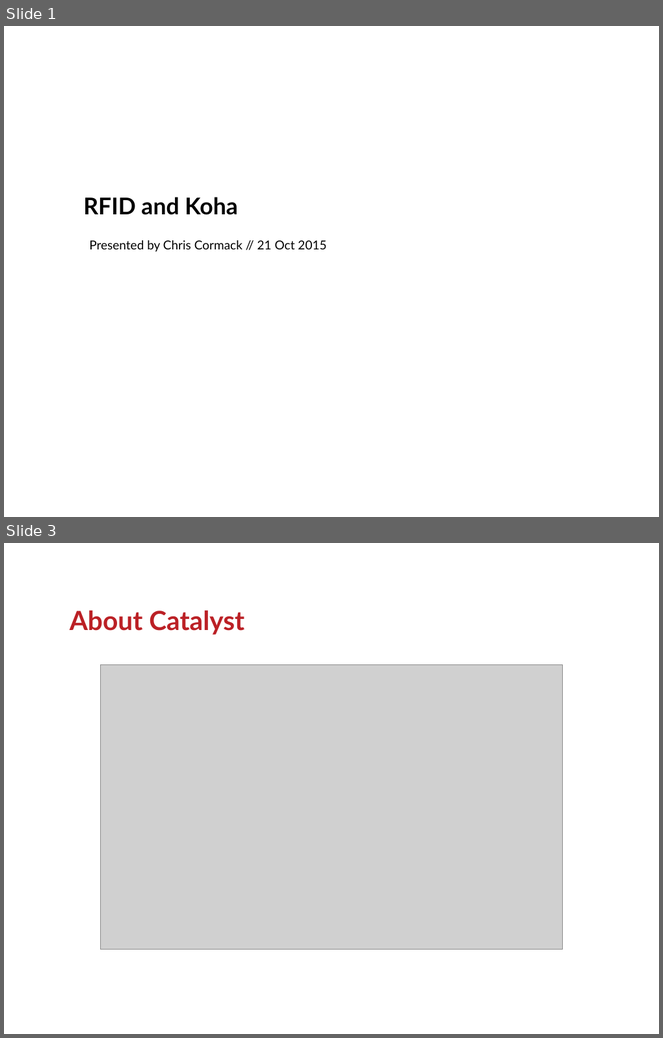
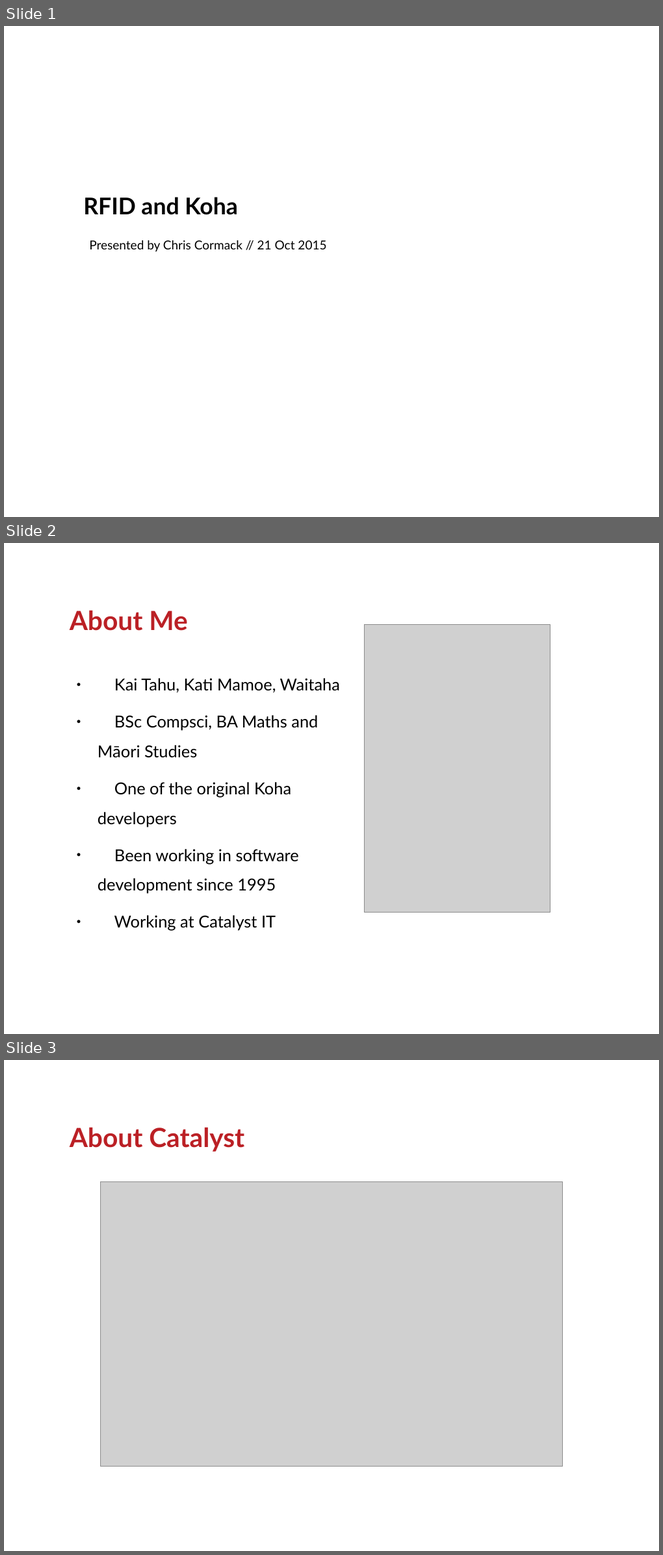
Before and after one commit to ranginui/presentation, a slide deck: kohacon15/rfid/rfid.odp. Shown one above the other, each under a label of ours: slides 1 and 3 before the commit, slides 1, 2 and 3 after it; the slides between them are not shown. The pictures are 663x1038 and 663x1555 pixels, drawn with LibreOffice and Linux fonts; fonts in the diff are those of the drawing; grey boxes stand for pictures; background and template pictures are left out. Boxes give left, top, right and bottom in pixels: in the first picture for what was removed or moved away, otherwise in the second. Text is boxed around its words. In the diff, an @@ line names an element or a change of style, - is before the commit and + after.

Commit message:
RFID presentation

```diff
--- a/kohacon15/rfid/rfid.odp
+++ b/kohacon15/rfid/rfid.odp
@@ slide 2 added at [4,543,659,1034], background #FFFFFF @@
@@ title added at [70,610,187,631], 32 pt, text #BB2025, bold @@
+About Me
@@ picture added at [364,624,550,913] @@
@@ text added at [98,678,340,931], 20 pt, text #000000 @@
+● Kai Tahu, Kati Mamoe, Waitaha
+● BSc Compsci, BA Maths and Māori Studies
+● One of the original Koha developers
+● Been working in software development since 1995
+● Working at Catalyst IT
```
